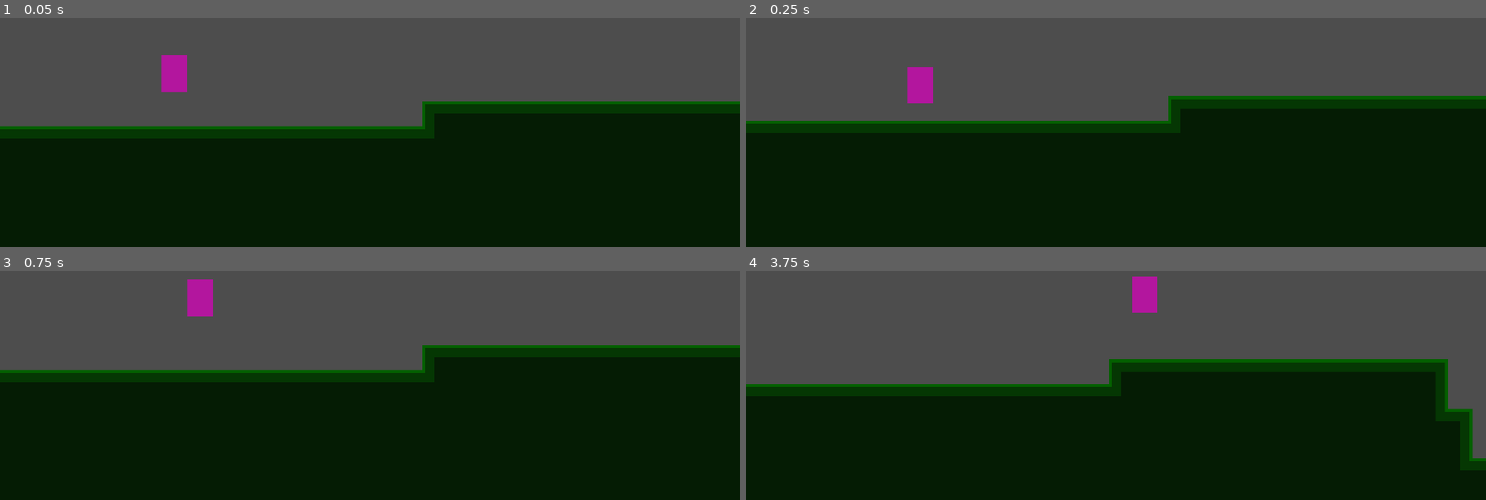
Above: before the commit, frames 1-4 (two rows, left to right).
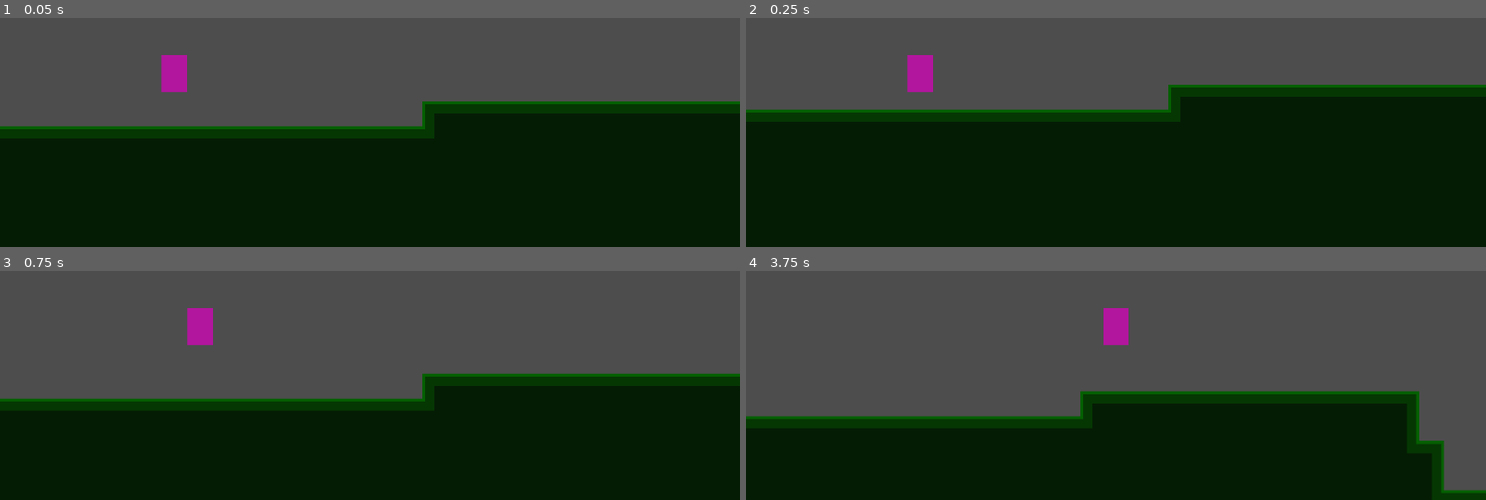
Above: after the commit, the same moments.

Repository: Tass2T/kiwiPtetre
Game: Godot game, scene res://Scenes/game.tscn
Two runs of this game, one before a commit and one after it. Both use one fixed random seed, a clock stepped at 60 frames per second and the inputs below.
Inputs:
- Up to frame 1 (0.05 s): no input
- Up to frame 2 (0.25 s): no input
- Up to frame 3 (0.75 s): hold Right (right) from 0.53 s (still down); hold Space (jump) from 0.53 s (still down)
- Up to frame 4 (3.75 s): release Space (jump) at 1.28 s; tap Space (jump) at 1.35, 1.52, 1.82, 2.85, 3.02, 3.32 s; release Right (right) at 2.03 s; hold Left (left) 2.03-2.78 s; hold Space (jump) 2.03-2.78 s; hold Right (right) from 2.78 s (still down); hold Space (jump) from 3.53 s (still down)

Frame 1 is identical in both runs. In frame 2, 11% of the frame differs, in the area x 0-100%, y 16-51%; in frame 3, 19%; in frame 4, 22%, in the area x 0-100%, y 2-100%.

Commit message:
cleanup and changes

Diff:
--- a/Scenes/levels/level_1.tscn
+++ b/Scenes/levels/level_1.tscn
@@ -2,7 +2,6 @@
 
 [ext_resource type="PackedScene" uid="uid://b3x44w8rh4do3" path="res://scenes/player.tscn" id="1_2mbx3"]
 [ext_resource type="Texture2D" uid="uid://bc4jvwu4unqnm" path="res://Assets/Levels/level_one_spritesheet.png" id="2_6iamk"]
-[ext_resource type="PackedScene" uid="uid://cr6uv20vqlhxn" path="res://scenes/boundary_left.tscn" id="3_nsrm0"]
 
 [sub_resource type="TileSetAtlasSource" id="TileSetAtlasSource_6iamk"]
 texture = ExtResource("2_6iamk")
@@ -57,5 +56,3 @@
 [node name="TileMapLayer" type="TileMapLayer" parent="." unique_id=148466220]
 tile_map_data = PackedByteArray("AAAEAAUAAAACAAAAAAAAAAUAAAACAAAAAAABAAUAAAACAAAAAAACAAUAAAACAAAAAAADAAUAAAACAAAAAAAFAA …(30656 unchanged characters)…
 tile_set = SubResource("TileSet_ddicg")
-
-[node name="Area2D" parent="." unique_id=1292399244 instance=ExtResource("3_nsrm0")]
--- a/Scenes/player.tscn
+++ b/Scenes/player.tscn
@@ -12,91 +12,6 @@
 
 [sub_resource type="RectangleShape2D" id="RectangleShape2D_f60y1"]
 size = Vector2(133, 190)
-
-[sub_resource type="Animation" id="Animation_d2wvv"]
-length = 0.001
-tracks/0/type = "value"
-tracks/0/imported = false
-tracks/0/enabled = true
-tracks/0/path = NodePath("Hammer:position")
-tracks/0/interp = 1
-tracks/0/loop_wrap = true
-tracks/0/keys = {
-"times": PackedFloat32Array(0),
-"transitions": PackedFloat32Array(1),
-"update": 0,
-"values": [Vector2(-25, -209)]
-}
-tracks/1/type = "value"
-tracks/1/imported = false
-tracks/1/enabled = true
-tracks/1/path = NodePath("Hammer:rotation")
-tracks/1/interp = 1
-tracks/1/loop_wrap = true
-tracks/1/keys = {
-"times": PackedFloat32Array(0),
-"transitions": PackedFloat32Array(1),
-"update": 0,
-"values": [0.0]
-}
-tracks/2/type = "value"
-tracks/2/imported = false
-tracks/2/enabled = true
-tracks/2/path = NodePath("Hammer:visible")
-tracks/2/interp = 1
-tracks/2/loop_wrap = true
-tracks/2/keys = {
-"times": PackedFloat32Array(0),
-"transitions": PackedFloat32Array(1),
-"update": 1,
-"values": [false]
-}
-
-[sub_resource type="Animation" id="Animation_y4r1p"]
-resource_name = "hammer_animation"
-length = 0.4
-tracks/0/type = "value"
-tracks/0/imported = false
-tracks/0/enabled = true
-tracks/0/path = NodePath("Hammer:position")
-tracks/0/interp = 1
-tracks/0/loop_wrap = true
-tracks/0/keys = {
-"times": PackedFloat32Array(0, 0.3),
-"transitions": PackedFloat32Array(1, 1),
-"update": 1,
-"values": [Vector2(-25, -209), Vector2(231, -25)]
-}
-tracks/1/type = "value"
-tracks/1/imported = false
-tracks/1/enabled = true
-tracks/1/path = NodePath("Hammer:rotation")
-tracks/1/interp = 1
-tracks/1/loop_wrap = true
-tracks/1/keys = {
-"times": PackedFloat32Array(0, 0.3),
-"transitions": PackedFloat32Array(1, 1),
-"update": 1,
-"values": [0.0, 1.5707963267948966]
-}
-tracks/2/type = "value"
-tracks/2/imported = false
-tracks/2/enabled = true
-tracks/2/path = NodePath("Hammer:visible")
-tracks/2/interp = 1
-tracks/2/loop_wrap = true
-tracks/2/keys = {
-"times": PackedFloat32Array(0, 0.4),
-"transitions": PackedFloat32Array(1, 1),
-"update": 1,
-"values": [true, false]
-}
-
-[sub_resource type="AnimationLibrary" id="AnimationLibrary_d2wvv"]
-_data = {
-&"RESET": SubResource("Animation_d2wvv"),
-&"hammer_animation": SubResource("Animation_y4r1p")
-}
 
 [node name="Player" type="CharacterBody2D" unique_id=1752384532 groups=["player"]]
 collision_mask = 6
@@ -117,7 +32,6 @@
 position = Vector2(0, -181)
 zoom = Vector2(0.5, 0.5)
 limit_left = 0
-position_smoothing_enabled = true
 
 [node name="States" type="Node" parent="." unique_id=582584395]
 script = ExtResource("2_ur7pv")
@@ -146,8 +60,6 @@
 [node name="Crouch" type="Node" parent="States" unique_id=380754699]
 script = ExtResource("9_ur7pv")
 
-[node name="Hurt" type="Node" parent="States" unique_id=1551522525]
-
 [node name="Ray_Right" type="RayCast2D" parent="." unique_id=482022923]
 position = Vector2(67, 0)
 target_position = Vector2(30, 0)
@@ -158,15 +70,4 @@
 target_position = Vector2(-30, 0)
 collision_mask = 4
 
-[node name="Hammer" type="ColorRect" parent="." unique_id=1344289342]
-visible = false
-visibility_layer = 2
-offset_left = -25.0
-offset_top = -209.0
-offset_right = 24.999512
-offset_bottom = -36.0
-
-[node name="AnimationPlayer" type="AnimationPlayer" parent="." unique_id=128925131]
-libraries/ = SubResource("AnimationLibrary_d2wvv")
-
 [connection signal="timeout" from="States/Run/CoyoteTimer" to="States/Run" method="_on_coyote_timer_timeout"]
--- a/Scripts/Player/Player.gd
+++ b/Scripts/Player/Player.gd
@@ -10,12 +10,10 @@
 const MAX_SPEED: float = 1000.0
 const FRICTION: float = 0.2
 const BOUNCE_FORCE_Y: float  = 1400.0
-const BOUNCE_FORCE_X: float = 1000.0
+const BOUNCE_FORCE_X: float = 1100.0
 
 var direction: float = 0
 var wall_direction: float = 0.0
-
-var life: int = 3
 
 func _ready() -> void:
 	state_manager.Initialize(self)
@@ -36,8 +34,3 @@
 		return 1.0
 
 	return 0
-
-func decrease_life() -> void:
-	life -= 1
-	if life == 0:
-		Game.handle_game_over()
--- a/Scripts/Player/States/bounce_state.gd
+++ b/Scripts/Player/States/bounce_state.gd
@@ -1,6 +1,6 @@
 class_name Bounce_State extends State
 
-@onready var fall_state: Node = $"../Fall"
+@onready var fall_state: Fall_State = $"../Fall"
 @onready var idle_state: Idle_State = $"../Idle"
 
 func Enter() -> void:
--- a/Scripts/Player/States/fall_state.gd
+++ b/Scripts/Player/States/fall_state.gd
@@ -1,7 +1,7 @@
 class_name Fall_State extends State
 
 @onready var idle_state: Idle_State = $"../Idle"
-@onready var bounce_state: State = $"../Bounce"
+@onready var bounce_state: Bounce_State = $"../Bounce"
 @onready var climb_state: Climb_State = $"../Climb"
 @onready var jump_state: Jump_State = $"../Jump"
 
--- a/Scripts/Player/States/hurt_state.gd
+++ /dev/null
@@ -1 +0,0 @@
-class_name Hurt_State extends State
--- a/Scripts/Player/States/idle_state.gd
+++ b/Scripts/Player/States/idle_state.gd
@@ -1,8 +1,8 @@
 class_name Idle_State extends State
 
-@onready var run_state: Node = $"../Run"
-@onready var fall_state: Node = $"../Fall"
-@onready var jump_state : Node = $"../Jump"
+@onready var run_state: Run_State = $"../Run"
+@onready var fall_state: Fall_State = $"../Fall"
+@onready var jump_state : Jump_State = $"../Jump"
 @onready var crouch_state: Crouch_State = $"../Crouch"
 
 func Physics_Process(_delta: float) -> State:
Not shown, removed: Scripts/Player/States/hurt_state.gd.uid
